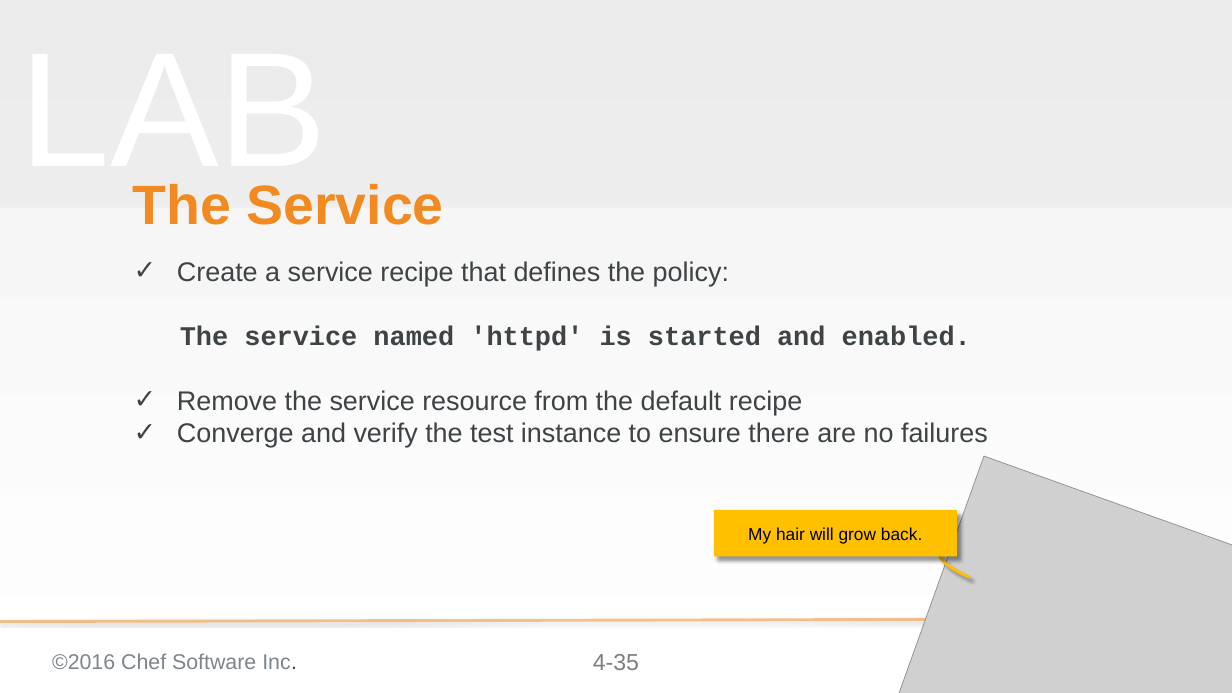
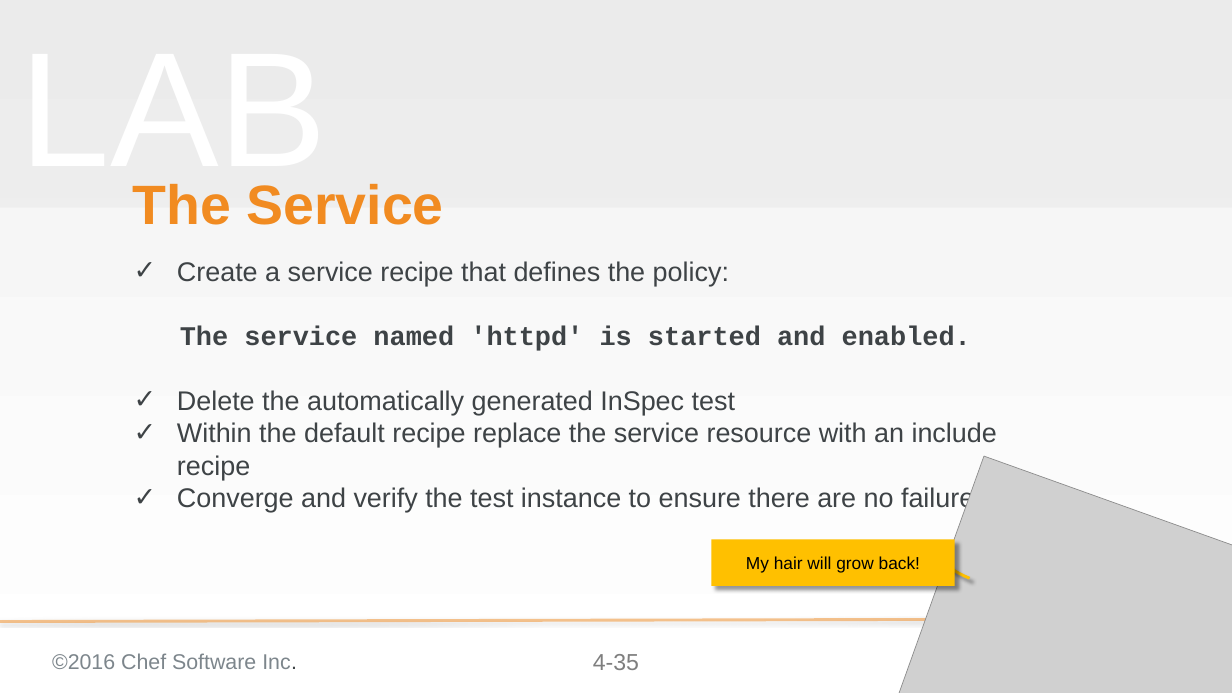
Before and after one commit to chef-training/test_driven_cookbook_development, a slide deck: slide 35 of 04-refactoring_cookbooks_with_tests.pptx. Drawn at 1232x693 pixels with LibreOffice and Linux fonts; fonts in the diff are those of the drawing; grey boxes stand for pictures; background and template pictures are left out. Boxes give left, top, right and bottom in pixels: in the first picture for what was removed or moved away, otherwise in the second. Text is boxed around its words. In the diff, an @@ line names an element or a change of style, - is before the commit and + after.

Commit message:
Updates 04 to add steps to remove test files

```diff
--- a/04-refactoring_cookbooks_with_tests.pptx
+++ b/04-refactoring_cookbooks_with_tests.pptx
@@ subtitle at [177, 390, 997, 480]: text changed @@
-✓ Remove the service resource from the default recipe
+✓ Delete the automatically generated InSpec test
+✓ Within the default recipe replace the service resource with an include recipe
@@ rectangle "My hair will grow back!": place and size @@
-rectangle "My hair will grow back!" at [714, 510, 957, 556]
+rectangle "My hair will grow back!" at [712, 539, 955, 586]
@@ text in rectangle at [746, 556, 920, 573]: text changed @@
-My hair will grow back.
+My hair will grow back!
```
Also in this commit, not shown: 6 other slides changed.
